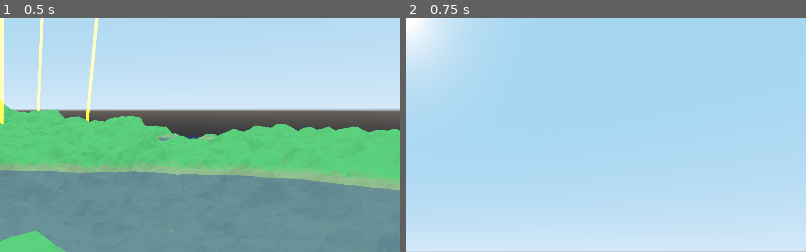
Above: before the commit, frames 1-2 (left to right).
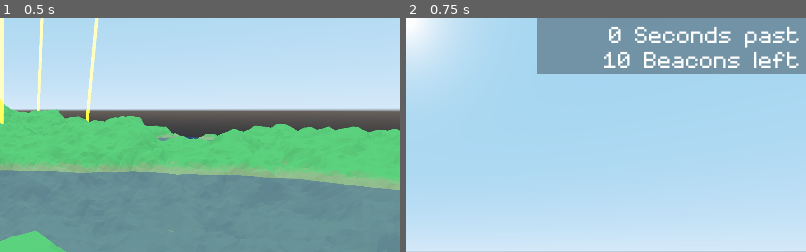
Above: after the commit, the same moments.

Repository: SleepyWombat-32/Rattys-Run
Game: Godot game, scene res://GUI/StartScreen.tscn
Two runs of this game, one before a commit and one after it. Both use one fixed random seed, a clock stepped at 60 frames per second and the inputs below.
Inputs:
- Up to frame 1 (0.5 s): no input
- Up to frame 2 (0.75 s): click "Play Game" at 0.5 s
The pictures show only the part of the screen within x 50-100%, y 0-50%; the shares and areas given below are measured in that part.

Frame 1 is identical in both runs. In frame 2, 16% of the frame differs, in the area x 32-100%, y 0-24%.

Commit message:
Added GUI, fixed mouse bug on you win screen

Diff:
--- a/RattysRun/Entitys/Player.tscn
+++ b/RattysRun/Entitys/Player.tscn
@@ -1,6 +1,7 @@
-[gd_scene load_steps=3 format=2]
+[gd_scene load_steps=4 format=2]
 
 [ext_resource path="res://Entitys/Player.gd" type="Script" id=1]
+[ext_resource path="res://GUI/GUI.tscn" type="PackedScene" id=2]
 
 [sub_resource type="CapsuleShape" id=1]
 
@@ -19,4 +20,8 @@
 wait_time = 10.0
 autostart = true
 
+[node name="CanvasLayer" type="CanvasLayer" parent="."]
+
+[node name="GUI" parent="CanvasLayer" instance=ExtResource( 2 )]
+
 [connection signal="timeout" from="WaitTimer" to="." method="_on_WaitOnSpawnTimer_timeout"]
--- /dev/null
+++ b/RattysRun/GUI/GUI.gd
@@ -0,0 +1,5 @@
+extends Control
+
+func _process(delta):
+	$SecondsLabel.text = str(round(Globals.time_taken_to_get_all_beacons)) + " Seconds past"
+	$BeaconsLabel.text = str(Globals.beacons_in_world) + " Beacons left"
--- /dev/null
+++ b/RattysRun/GUI/GUI.tscn
@@ -0,0 +1,51 @@
+[gd_scene load_steps=5 format=2]
+
+[ext_resource path="res://GUI/GUI.gd" type="Script" id=1]
+[ext_resource path="res://GUI/Assets/Fonts/Schr”dinger.ttf" type="DynamicFontData" id=2]
+
+[sub_resource type="DynamicFont" id=1]
+size = 30
+font_data = ExtResource( 2 )
+
+[sub_resource type="Theme" id=2]
+default_font = SubResource( 1 )
+
+[node name="GUI" type="Control"]
+anchor_right = 1.0
+anchor_bottom = 1.0
+theme = SubResource( 2 )
+script = ExtResource( 1 )
+__meta__ = {
+"_edit_use_anchors_": false
+}
+
+[node name="ColorRect" type="ColorRect" parent="."]
+margin_left = 680.0
+margin_right = 1024.0
+margin_bottom = 72.0
+color = Color( 0, 0, 0, 0.313726 )
+__meta__ = {
+"_edit_use_anchors_": false
+}
+
+[node name="SecondsLabel" type="Label" parent="."]
+margin_left = 8.0
+margin_top = 8.0
+margin_right = 1016.0
+margin_bottom = 38.0
+text = "Seconds "
+align = 2
+__meta__ = {
+"_edit_use_anchors_": false
+}
+
+[node name="BeaconsLabel" type="Label" parent="."]
+margin_left = 8.0
+margin_top = 40.0
+margin_right = 1016.0
+margin_bottom = 70.0
+text = "Beacons Left"
+align = 2
+__meta__ = {
+"_edit_use_anchors_": false
+}
--- a/RattysRun/GUI/StartScreen.gd
+++ b/RattysRun/GUI/StartScreen.gd
@@ -2,7 +2,5 @@
 
 func _on_QuitButton_pressed():
 	get_tree().quit()
-
-
 func _on_PlayButton_pressed():
 	get_tree().change_scene("res://Worlds/World.tscn")
--- a/RattysRun/GUI/StartScreen.tscn
+++ b/RattysRun/GUI/StartScreen.tscn
@@ -62,6 +62,9 @@
 rect_rotation = 8.19961
 custom_fonts/font = SubResource( 3 )
 text = "Collect all 10 beacons to win"
+__meta__ = {
+"_edit_use_anchors_": false
+}
 
 [connection signal="pressed" from="QuitButton" to="." method="_on_QuitButton_pressed"]
 [connection signal="pressed" from="PlayButton" to="." method="_on_PlayButton_pressed"]
--- a/RattysRun/GUI/YouWinScreen.gd
+++ b/RattysRun/GUI/YouWinScreen.gd
@@ -2,7 +2,7 @@
 
 func _ready():
 	$InfoLabel.text = "You collected all 10 beacons in " + str(round(Globals.time_taken_to_get_all_beacons)) + " Seconds"
-
+	Input.set_mouse_mode(Input.MOUSE_MODE_VISIBLE)
 
 func _on_BackButton_pressed():
 	get_tree().change_scene("res://GUI/StartScreen.tscn")
--- a/RattysRun/Globals.gd
+++ b/RattysRun/Globals.gd
@@ -1,8 +1,10 @@
 extends Node
 
 var beacons_in_world : int = 0
+var beacons_to_spawn : int = 10
+var time_taken_to_get_all_beacons = 0.0
 
-var time_taken_to_get_all_beacons = 0.0
+
 func _ready():
 	set_physics_process(false)
 func start_stopwatch(t_f):
--- a/RattysRun/Worlds/World.gd
+++ b/RattysRun/Worlds/World.gd
@@ -17,7 +17,7 @@
 	thread = Thread.new()
 
 	# Create beacons
-	for i in 10:
+	for i in Globals.beacons_to_spawn:
 		Globals.beacons_in_world += 1
 		var BEACON = beacon.instance()
 		BEACON.translation.x = randi() % 1000
